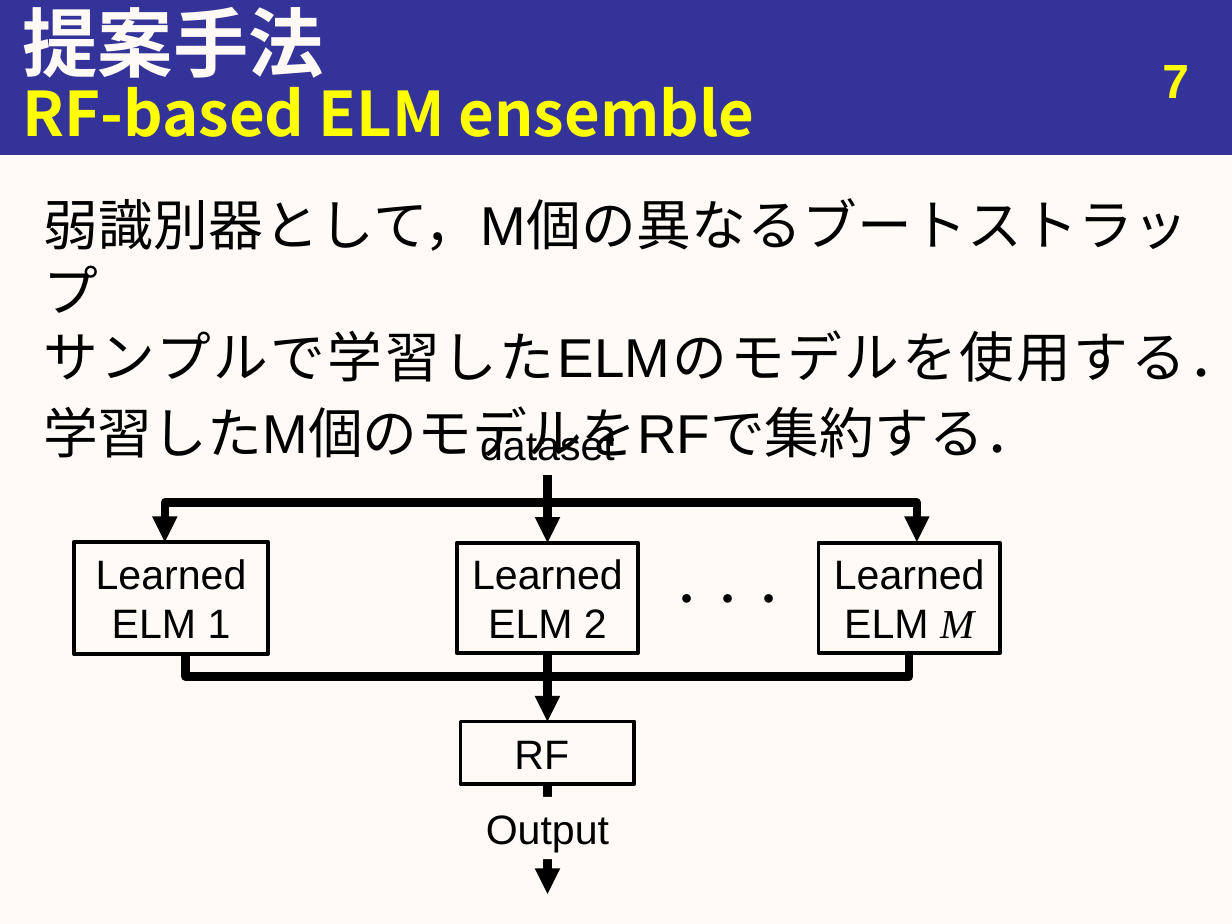
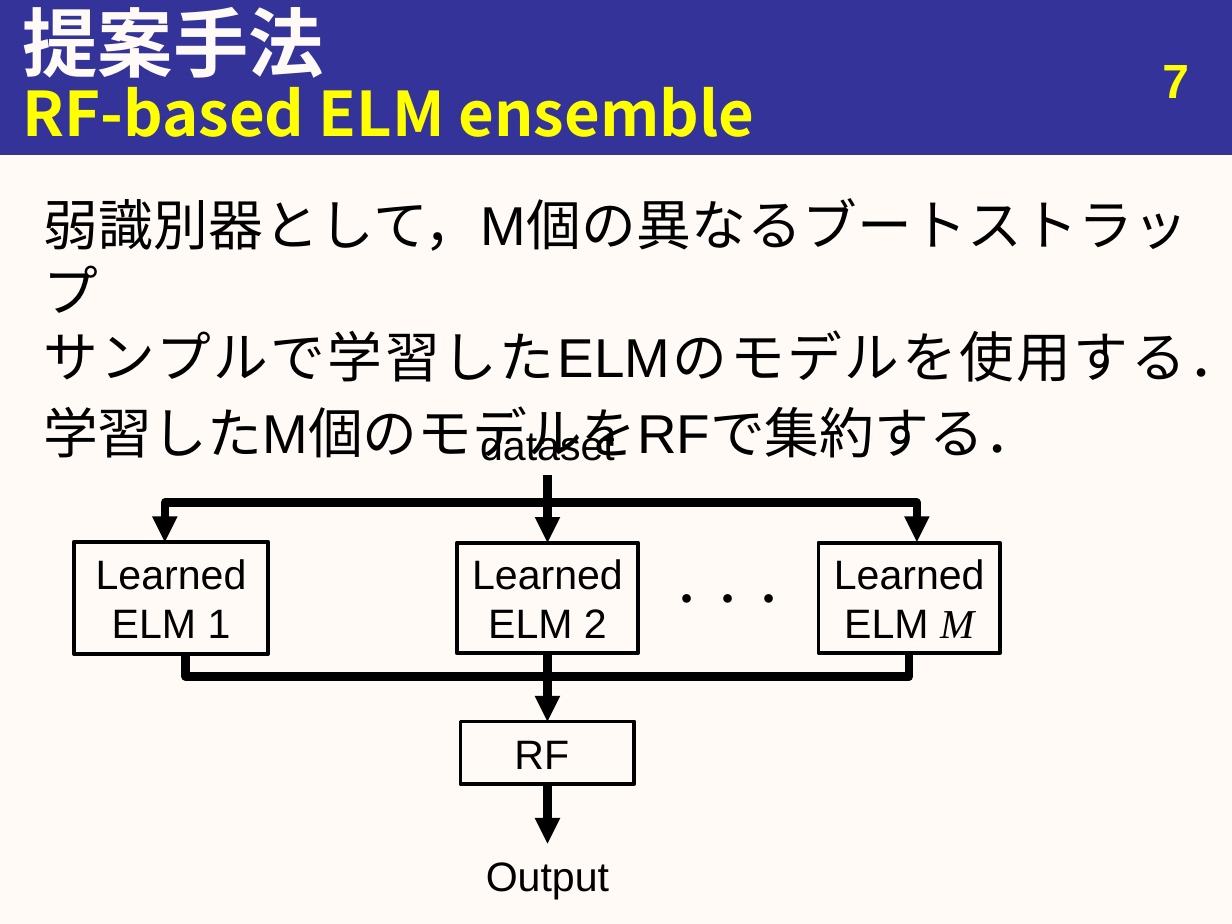
Before and after one commit to youle921/Slide-maintain, a slide deck: slide 7 of slide_0527/20190527_urita_eng.pptx. Drawn at 1232x924 pixels with LibreOffice and Linux fonts; fonts in the diff are those of the drawing. Boxes give left, top, right and bottom in pixels: in the first picture for what was removed or moved away, otherwise in the second. Text is boxed around its words. In the diff, an @@ line names an element or a change of style, - is before the commit and + after.

```diff
--- a/slide_0527/20190527_urita_eng.pptx
+++ b/slide_0527/20190527_urita_eng.pptx
@@ arrow moved from (547, 784) - (547, 894) to (547, 784) - (547, 844) @@
@@ text "Output": place and size @@
-text "Output" at (486, 815, 609, 852)
+text "Output" at (486, 862, 609, 899)
```
Also in this commit, not shown: 1 other slide changed, 2 other files.
